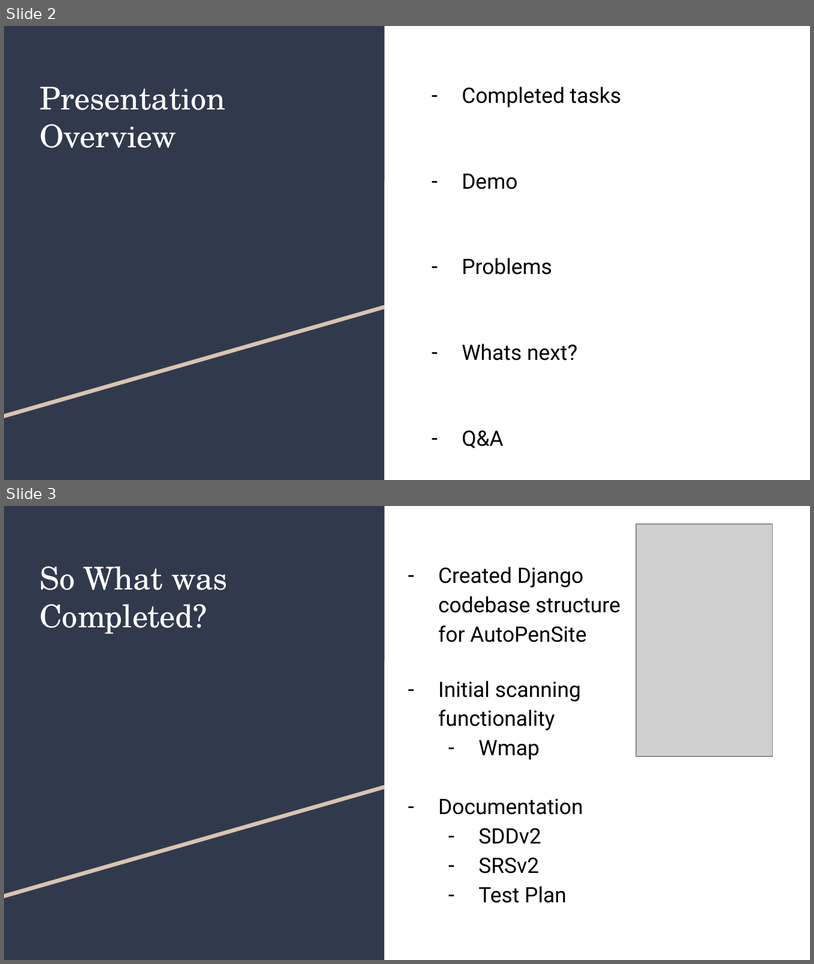
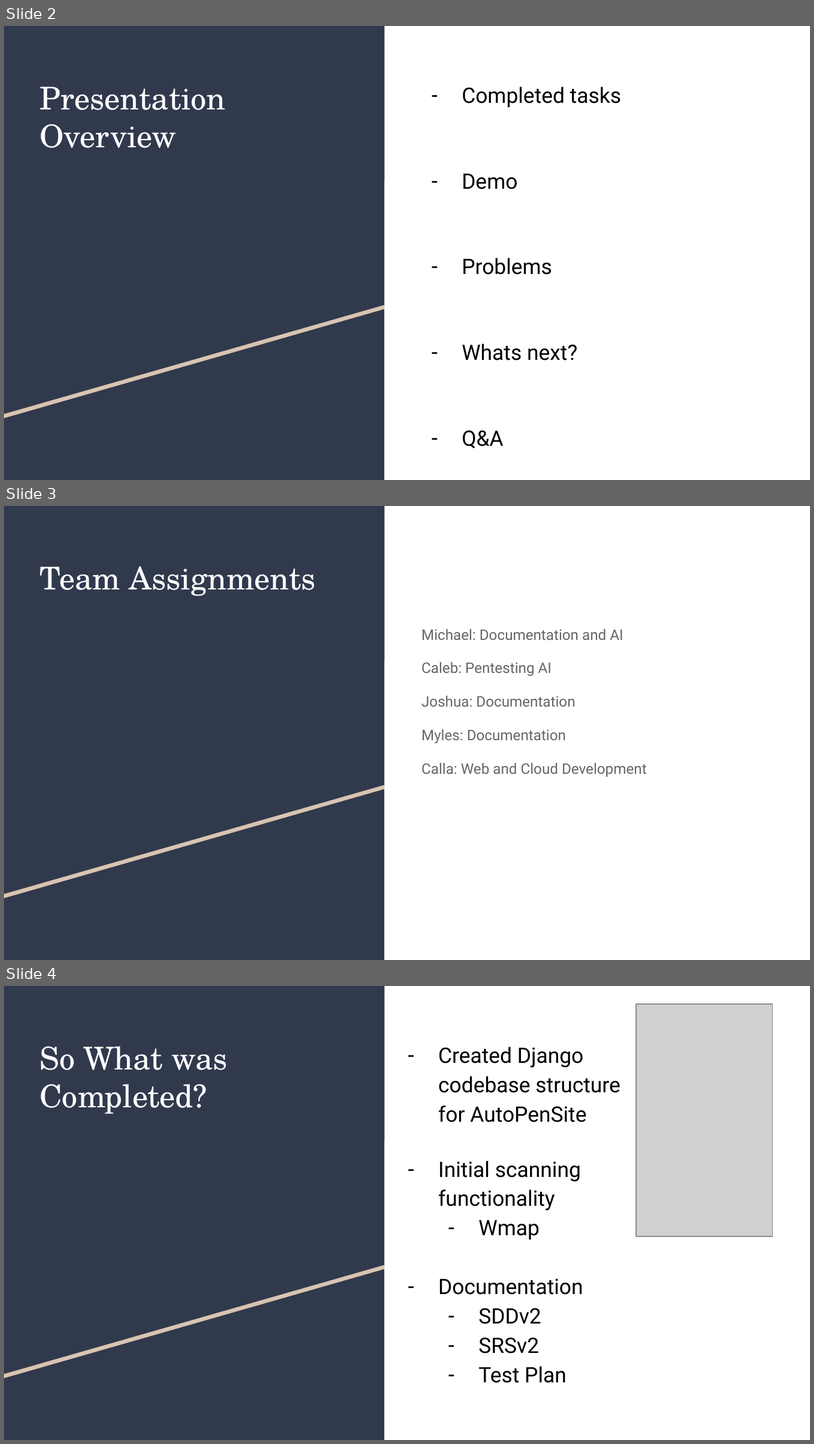
Before and after one commit to Caleb-Hall-1015/AutoPen, a slide deck: Sprint Demo 2.pptx. Shown one above the other, each under a label of ours: slides 2 and 3 before the commit, slides 2, 3 and 4 after it. The pictures are 814x964 and 814x1444 pixels, drawn with LibreOffice and Linux fonts; fonts in the diff are those of the drawing; grey boxes stand for pictures. Boxes give left, top, right and bottom in pixels: in the first picture for what was removed or moved away, otherwise in the second. Text is boxed around its words. In the diff, an @@ line names an element or a change of style, - is before the commit and + after.

```diff
--- a/Sprint Demo 2.pptx
+++ b/Sprint Demo 2.pptx
@@ slide 3 added at [4, 506, 810, 960], background #FFFFFF; not listed: 3 template elements that a slide beside it also shows @@
@@ title added at [39, 566, 316, 596], 28 pt, text #FFFFFF @@
+Team Assignments
@@ text added at [422, 629, 647, 777], 13 pt, text #666666 @@
+Michael: Documentation and AI
+Caleb: Pentesting AI
+Joshua: Documentation
+Myles: Documentation
+Calla: Web and Cloud Development
@@ what was slide 3 is now slide 4 @@
```
